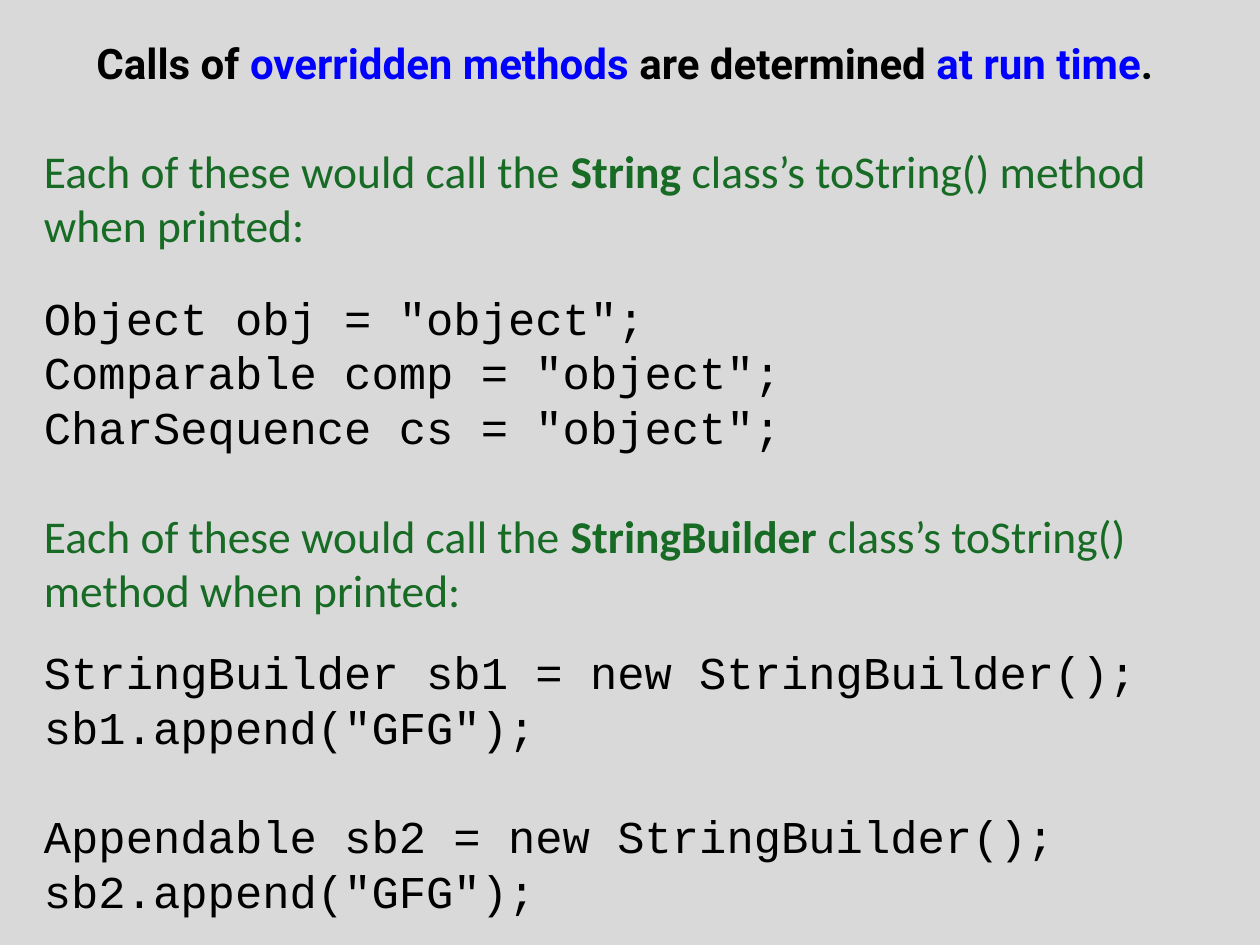
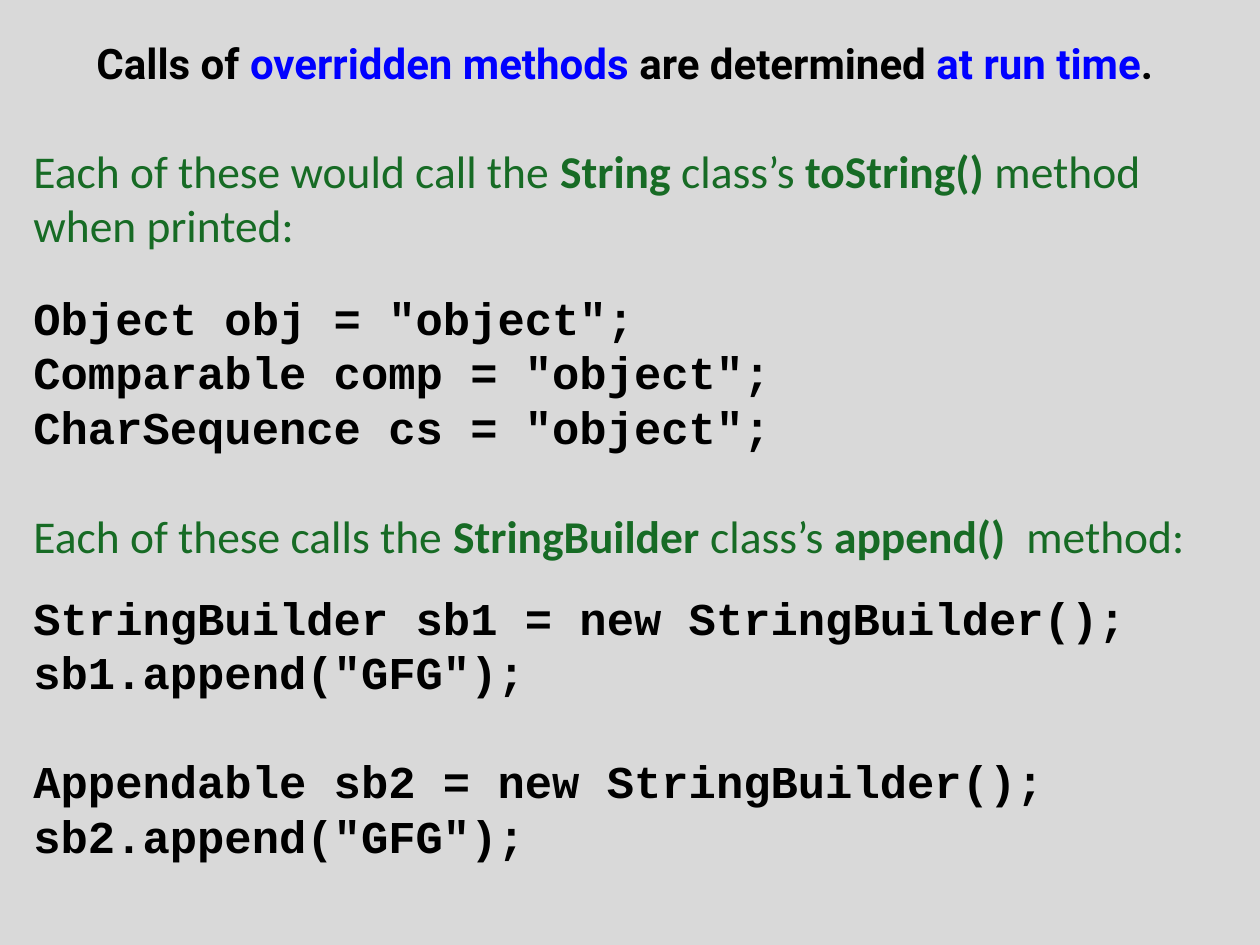
Before and after one commit to Cy-FairCS/cs3, a slide deck: slide 39 of u04b_abstractClasses/notes/_abstract_classes - Day 2.pptx (slide 40 before the commit). Drawn at 1260x945 pixels with LibreOffice and Linux fonts; fonts in the diff are those of the drawing. Boxes give left, top, right and bottom in pixels: in the first picture for what was removed or moved away, otherwise in the second. Text is boxed around its words. In the diff, an @@ line names an element or a change of style, - is before the commit and + after.

```diff
--- a/u04b_abstractClasses/notes/_abstract_classes - Day 2.pptx
+++ b/u04b_abstractClasses/notes/_abstract_classes - Day 2.pptx
@@ text "Each of these would call ...": place and size @@
-text "Each of these would call ..." at (44, 155, 1146, 918)
+text "Each of these would call ..." at (33, 154, 1184, 863)
@@ text at (33, 154, 1140, 863): bold on in "toString()", "Object obj = "object";", "Comparable comp = "object";", "CharSequence cs = "object";" and 4 more places @@
@@ text at (33, 519, 1184, 561): text changed @@
-Each of these would call the StringBuilder class’s toString() method when printed:
+Each of these calls the StringBuilder class’s append() method:
```
Also in this commit, not shown: 8 other slides changed, 1 slide removed.
